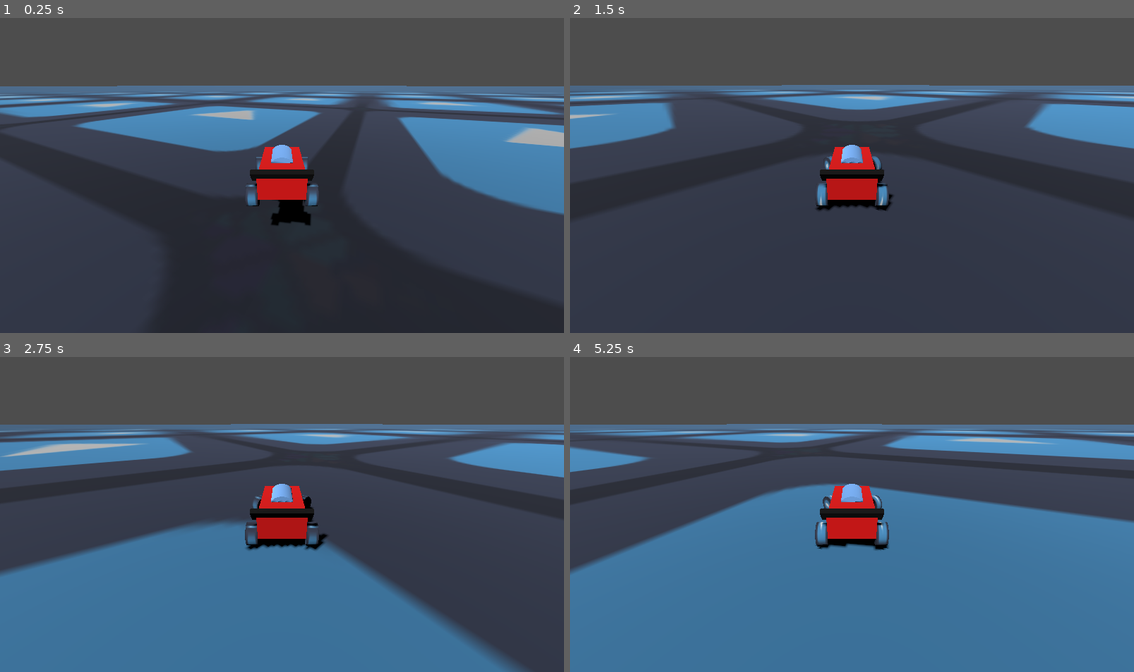
Above: before the commit, frames 1-4 (two rows, left to right).
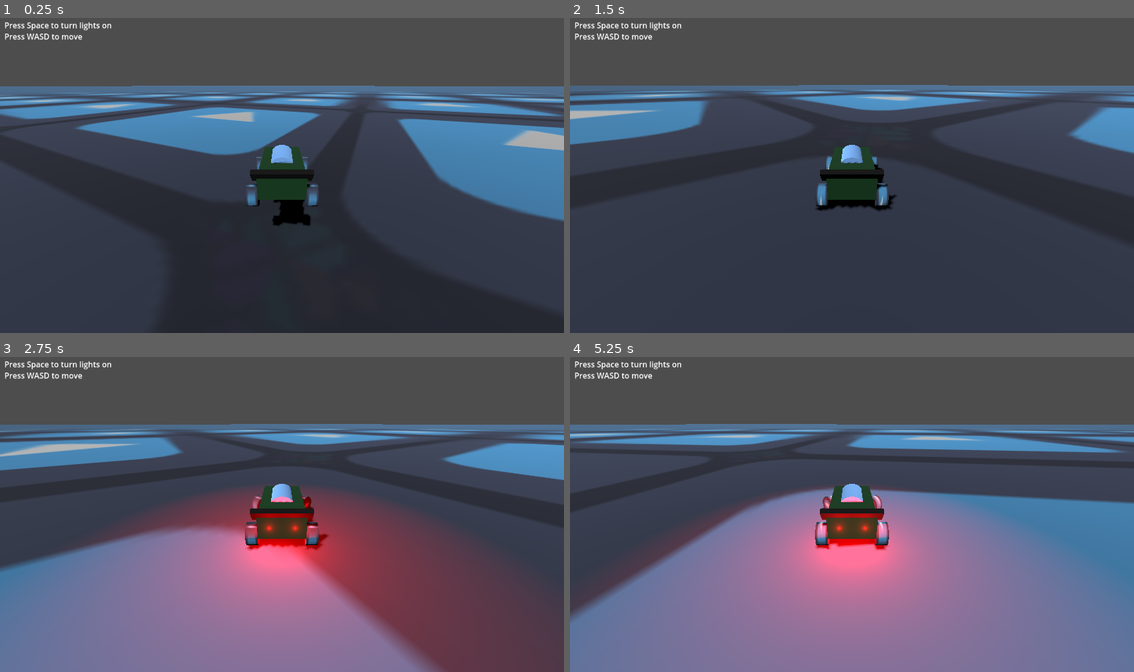
Above: after the commit, the same moments.

Repository: jpireshe/CarPrototype
Game: Godot game, scene res://main.tscn
Two runs of this game, one before a commit and one after it. Both use one fixed random seed, a clock stepped at 60 frames per second and the inputs below. The engine's default icon, where the game draws it, is replaced by a stand-in: a white triangle on a blue panel in a dark square.
Inputs:
- Up to frame 1 (0.25 s): no input
- Up to frame 2 (1.5 s): tap Space (ToggleLights, bound only after the commit) at 0.5, 0.8, 1.25, 1.35 s; hold D (TurnRight) 0.53-1.28 s; hold S (Break) 0.53-1.28 s; hold A (TurnLeft) from 1.28 s (still down)
- Up to frame 3 (2.75 s): tap S (Break) at 1.55 s; tap Space (ToggleLights, bound only after the commit) at 2, 2.3 s; release A (TurnLeft) at 2.03 s; hold D (TurnRight) from 2.03 s (still down); hold S (Break) from 2.03 s (still down)
- Up to frame 4 (5.25 s): tap Space (ToggleLights, bound only after the commit) at 2.75, 2.85, 3.5, 3.8, 4.25, 4.35 s; release D (TurnRight) at 2.78 s; release S (Break) at 2.78 s; hold W (Accelerate) 2.78-3.53 s; tap S (Break) at 3.05, 4.55 s; hold S (Break) 3.53-4.28 s; hold A (TurnLeft) from 3.53 s (still down); hold S (Break) from 5.03 s (still down)

The runs differ from the first frame. In frame 1, 6.2% of the frame differs, in the area x 0-100%, y 1-66%; in frame 2, 6.8%; in frame 3, 46%; in frame 4, 55%, in the area x 0-100%, y 1-100%.

Commit message:
finished

Diff:
--- a/car.tscn
+++ b/car.tscn
@@ -13,7 +13,7 @@
 albedo_color = Color(0.488142, 0.717815, 1, 1)
 
 [sub_resource type="StandardMaterial3D" id="StandardMaterial3D_ive0b"]
-albedo_color = Color(0.901771, 5.99228e-06, 8.66354e-07, 1)
+albedo_color = Color(1.92523e-07, 0.231552, 0.0885748, 1)
 
 [sub_resource type="StandardMaterial3D" id="StandardMaterial3D_olg26"]
 albedo_texture = ExtResource("2_kwljf")
@@ -39,13 +39,17 @@
 [sub_resource type="StandardMaterial3D" id="StandardMaterial3D_5i4qh"]
 albedo_texture = ExtResource("2_kwljf")
 
-[node name="CharacterBody3D" type="CharacterBody3D" node_paths=PackedStringArray("TireLeftFront", "TireRightFront", "TireLeftBack", "TireRightBack")]
+[node name="CharacterBody3D" type="CharacterBody3D" node_paths=PackedStringArray("TireLeftFront", "TireRightFront", "TireLeftBack", "TireRightBack", "LightFrontRight", "LightFrontLeft", "LightBackRight", "LightBackLeft")]
 transform = Transform3D(1, 0, 0, 0, 1, 0, 0, 0, 1, 0.000542164, 0.00239837, 0.000979662)
 script = ExtResource("1_cx7ss")
 TireLeftFront = NodePath("CarShape/Wheels/FrontLeft")
 TireRightFront = NodePath("CarShape/Wheels/FrontRight")
 TireLeftBack = NodePath("CarShape/Wheels/BackLeft")
 TireRightBack = NodePath("CarShape/Wheels/BackRight")
+LightFrontRight = NodePath("CarShape/Chassis/LightFrontRight")
+LightFrontLeft = NodePath("CarShape/Chassis/LightFrontLeft")
+LightBackRight = NodePath("CarShape/Chassis/LightBackRight")
+LightBackLeft = NodePath("CarShape/Chassis/LightBackLeft")
 
 [node name="CollisionShape3D" type="CollisionShape3D" parent="."]
 transform = Transform3D(1, 0, 0, 0, 1, 0, 0, 0, 1, 0, -0.248884, 0)
@@ -69,6 +73,36 @@
 transform = Transform3D(1.19245, 0, 0, 0, 0.222324, 0.0643572, 0, -0.160551, 0.0891187, 0, 0.311571, -0.981517)
 material_override = SubResource("StandardMaterial3D_olg26")
 material = SubResource("StandardMaterial3D_b8twh")
+
+[node name="LightFrontRight" type="SpotLight3D" parent="CarShape/Chassis"]
+transform = Transform3D(-1, -1.51808e-08, 8.60946e-08, 0, 0.984808, 0.173648, -8.74228e-08, 0.173648, -0.984808, -0.292793, 0, 1.00487)
+visible = false
+light_energy = 80.0
+shadow_enabled = true
+distance_fade_enabled = true
+spot_range = 100.0
+spot_angle = 24.0
+
+[node name="LightFrontLeft" type="SpotLight3D" parent="CarShape/Chassis"]
+transform = Transform3D(-1, 1.51808e-08, -8.60946e-08, 0, 0.984808, 0.173648, 8.74228e-08, 0.173648, -0.984808, 0.27067, 0, 1.00487)
+visible = false
+light_energy = 80.0
+shadow_enabled = true
+distance_fade_enabled = true
+spot_range = 100.0
+spot_angle = 24.0
+
+[node name="LightBackLeft" type="OmniLight3D" parent="CarShape/Chassis"]
+transform = Transform3D(1, 0, 0, 0, 1, 0, 0, 0, 1, 0.257416, 0, -1.00766)
+visible = false
+light_color = Color(1, 0, 0, 1)
+light_energy = 2.5
+
+[node name="LightBackRight" type="OmniLight3D" parent="CarShape/Chassis"]
+transform = Transform3D(1, 0, 0, 0, 1, 0, 0, 0, 1, -0.262631, 0, -1.00766)
+visible = false
+light_color = Color(1, 0, 0, 1)
+light_energy = 2.5
 
 [node name="Wheels" type="CSGCombiner3D" parent="CarShape"]
 
--- a/car2.gd
+++ b/car2.gd
@@ -6,7 +6,7 @@
 
 # turning tires
 const TurnIntensity: float = 3
-const NormalizeIntensity: float = TurnIntensity / 2
+const NormalizeIntensity: float = TurnIntensity / 4
 
 # acceleration, break and slow
 const Acceleration: float = 15
@@ -20,31 +20,39 @@
 var Speed: float = 0.0
 var CarAngleRad: float = 2.0
 var TireAngleRad: float = 0.0
-
-func _ready() -> void:
-	rotate(basis.y, CarAngleRad)
-
-func RotateCar(delta: float) -> void:
-	if TireAngleRad == 0: return
-
-	var toRotate = TireAngleRad * delta
-	CarAngleRad += toRotate
-	rotate(basis.y, toRotate)
+var Lights: bool = false
+var IsBreakingAction: bool = false
+var BackLightEnergyIntensity: float = 2
+var BreakLightEnergyIntensity: float = 5
 
 @export var TireLeftFront: CSGCylinder3D
 @export var TireRightFront: CSGCylinder3D
 @export var TireLeftBack: CSGCylinder3D
 @export var TireRightBack: CSGCylinder3D
 
-func TurnTires(delta: float) -> void:
+@export var LightFrontRight: SpotLight3D
+@export var LightFrontLeft: SpotLight3D
+
+@export var LightBackRight: OmniLight3D
+@export var LightBackLeft: OmniLight3D
+
+func _ready() -> void:
+	rotate(basis.y, CarAngleRad)
+
+func RotateCar(delta: float) -> void:
+	if TireAngleRad == 0: return
+
+	var toRotate = TireAngleRad * delta
+	if Speed < 0: toRotate *= -1
+
+	CarAngleRad += toRotate
+	rotate(basis.y, toRotate)
+
+func TurnTiresFront(delta: float) -> void:
 	var wheels = [TireLeftFront, TireRightFront]
 
 	for wheel: CSGCylinder3D in wheels:
-		var toRotate
-		if Speed > 0: toRotate = TireAngleRad - wheel.rotation.y
-		else: toRotate = -1 *TireAngleRad - wheel.rotation.y
-
-		wheel.rotate(basis.y, toRotate)
+		wheel.rotation.y = TireAngleRad
 
 func RotateTires(delta: float) -> void:
 	var wheels = [TireLeftFront, TireRightFront, TireLeftBack, TireRightBack]
@@ -53,22 +61,24 @@
 		wheel.rotate_object_local(Vector3(0, -1, 0), delta * (Speed / TireLeftBack.radius))
 
 func Accelerate(delta: float) -> void:
+	if Speed >= MaxSpeed: return
+
 	# change speed positively
 	var accelerate: float = Acceleration * delta
-
-	if Speed < MaxSpeed:
-		Speed += accelerate
-		if Speed > MaxSpeed: Speed = MaxSpeed
+	Speed += accelerate
+	if Speed > MaxSpeed: Speed = MaxSpeed
 
 func Reverse(delta: float) -> void:
+	if Speed <= MinSpeed: return
+
 	# change speed negatively past zero
 	var accelerate: float = Acceleration * delta
-
-	if Speed > MinSpeed:
-		Speed -= accelerate
-		if Speed < MinSpeed: Speed = MinSpeed
+	Speed -= accelerate
+	if Speed < MinSpeed: Speed = MinSpeed
 
 func Break(delta: float) -> void:
+	if Speed == 0: return
+
 	# change speed negatively until zero
 	var toBreak: float = BreakIntensity * delta
 
@@ -94,22 +104,18 @@
 	if Speed > 0: Speed = 0
 
 func TurnLeft(delta: float) -> void:
+	if TireAngleRad >= MaxTireAngleRad: return
+
 	var toTurn: float = TurnIntensity * delta
-	if TireAngleRad < 0: TireAngleRad = 0
-
-	if TireAngleRad < MaxTireAngleRad:
-		TireAngleRad += toTurn
-		if TireAngleRad > MaxTireAngleRad: TireAngleRad = MaxTireAngleRad
+	TireAngleRad += toTurn
+	if TireAngleRad > MaxTireAngleRad: TireAngleRad = MaxTireAngleRad
 
 func TurnRight(delta: float) -> void:
+	if TireAngleRad <= MinTireAngleRad: return
+
 	var toTurn: float = TurnIntensity * delta
-
-	if TireAngleRad > 0: TireAngleRad = 0
-
-	if TireAngleRad > MinTireAngleRad:
-		TireAngleRad -= toTurn
-		if TireAngleRad < MinTireAngleRad: TireAngleRad = MinTireAngleRad
-
+	TireAngleRad -= toTurn
+	if TireAngleRad < MinTireAngleRad: TireAngleRad = MinTireAngleRad
 
 func TurnNormal(delta: float) -> void:
 	if TireAngleRad == 0: return
@@ -125,54 +131,76 @@
 	TireAngleRad += toNormalize
 	if TireAngleRad > 0: TireAngleRad = 0
 
-func UseGravity(delta: float) -> void:
+func UseGravity(delta: float) -> bool:
 	if not is_on_floor():
 		velocity += get_gravity() * delta
-		move_and_slide()
-		return
+		return false
 
 	velocity.y = 0
-
-func Jump() -> void:
-	if not is_on_floor(): return
-	velocity.y = 5
+	return true
 
 func _physics_process(delta: float) -> void:
-	UseGravity(delta)
-
+	# input polling - for events that can happen as long as the
+	# user holds them
+
+	# accelerate vs break vs none
+	IsBreakingAction = false
 	if Input.is_action_pressed("Accelerate"):
 		if Speed >= 0: Accelerate(delta)
 		else: Break(delta)
-
 	elif Input.is_action_pressed("Break"):
+		IsBreakingAction = true
 		if Speed > 0: Break(delta)
 		else: Reverse(delta)
-
 	else:
 		SlowDown(delta)
 
+	# turn left, right or none
 	if Input.is_action_pressed("TurnLeft"):
-		if Speed > 0: TurnLeft(delta)
-		else: TurnRight(delta)
-
+		TurnLeft(delta)
 	elif Input.is_action_pressed("TurnRight"):
-		if Speed > 0: TurnRight(delta)
-		else: TurnLeft(delta)
-
+		TurnRight(delta)
 	else:
 		TurnNormal(delta)
 
-	# set velocity
-	velocity.x = sin(CarAngleRad) * Speed
-	velocity.z = cos(CarAngleRad) * Speed
-
-	# show we do know the speed
-	print("VELOCITY: ", velocity, " | SPEED: ", Speed)
+	# processing what happens w input
+	if IsBreakingAction:
+		TurnBackLights(true)
+		BackLightEnergy(BreakLightEnergyIntensity)
+	else:
+		TurnBackLights(Lights)
+		BackLightEnergy(BackLightEnergyIntensity)
 
 	if Speed != 0:
 		RotateTires(delta)
 		RotateCar(delta)
-
-	TurnTires(delta)
+	TurnTiresFront(delta)
+
+	if UseGravity(delta):
+		# set velocity
+		velocity.x = sin(CarAngleRad) * Speed
+		velocity.z = cos(CarAngleRad) * Speed
 
 	move_and_slide()
+
+func _input(event):
+	# input signaling - for events that happen once (i.e. turning lights on)
+	if event.is_action_pressed("ToggleLights"):
+		ToggleLights()
+
+func ToggleLights():
+	Lights = !Lights
+
+	LightFrontRight.visible = true if Lights else false
+	LightFrontLeft.visible = LightFrontRight.visible
+
+	TurnBackLights(true if Lights or IsBreakingAction else false)
+	BackLightEnergy(BackLightEnergyIntensity if !IsBreakingAction else BreakLightEnergyIntensity)
+
+func TurnBackLights(visible: bool):
+	LightBackRight.visible = visible
+	LightBackLeft.visible = visible
+
+func BackLightEnergy(energy: float):
+	LightBackRight.light_energy = energy
+	LightBackLeft.light_energy = energy
--- a/main.tscn
+++ b/main.tscn
@@ -35,3 +35,13 @@
 [node name="DirectionalLight3D" type="DirectionalLight3D" parent="."]
 transform = Transform3D(0.71229, -0.261633, -0.6513, 0.674805, -3.22588e-08, 0.737996, -0.193084, -0.965167, 0.176551, -20.2364, 12.8236, 13.1256)
 shadow_enabled = true
+
+[node name="RichTextLabel" type="RichTextLabel" parent="."]
+offset_left = 9.0
+offset_top = 6.0
+offset_right = 229.0
+offset_bottom = 52.0
+text = "Press Space to turn lights on
+Press WASD to move"
+fit_content = true
+autowrap_mode = 0
--- a/project.godot
+++ b/project.godot
@@ -37,6 +37,11 @@
 "events": [Object(InputEventKey,"resource_local_to_scene":false,"resource_name":"","device":-1,"window_id":0,"alt_press …(192 unchanged characters)…
 ]
 }
+ToggleLights={
+"deadzone": 0.5,
+"events": [Object(InputEventKey,"resource_local_to_scene":false,"resource_name":"","device":-1,"window_id":0,"alt_pressed":false,"shift_pressed":false,"ctrl_pressed":false,"meta_pressed":false,"pressed":false,"keycode":0,"physical_keycode":32,"key_label":0,"unicode":32,"location":0,"echo":false,"script":null)
+]
+}
 
 [rendering]
 
